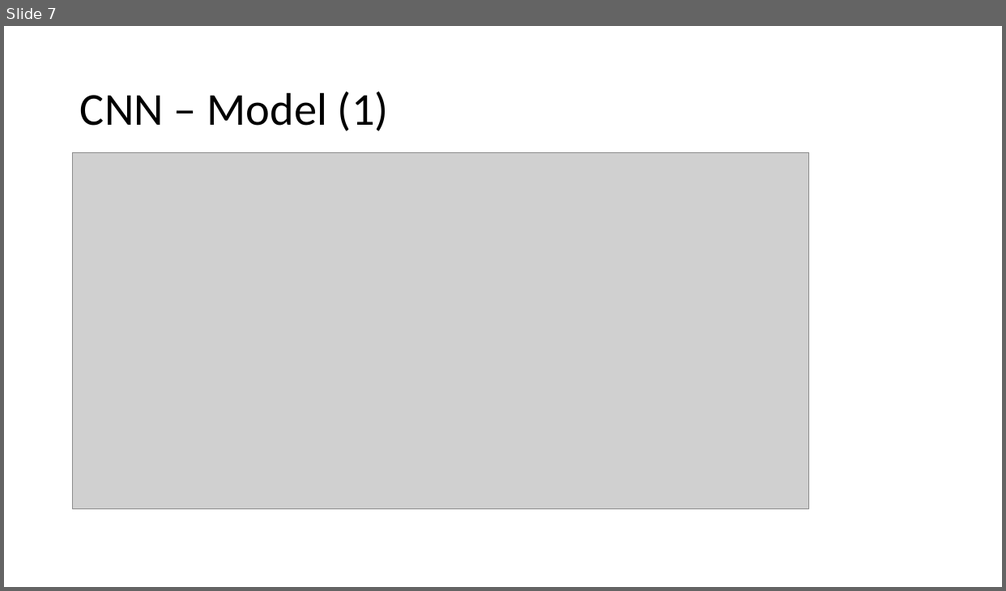
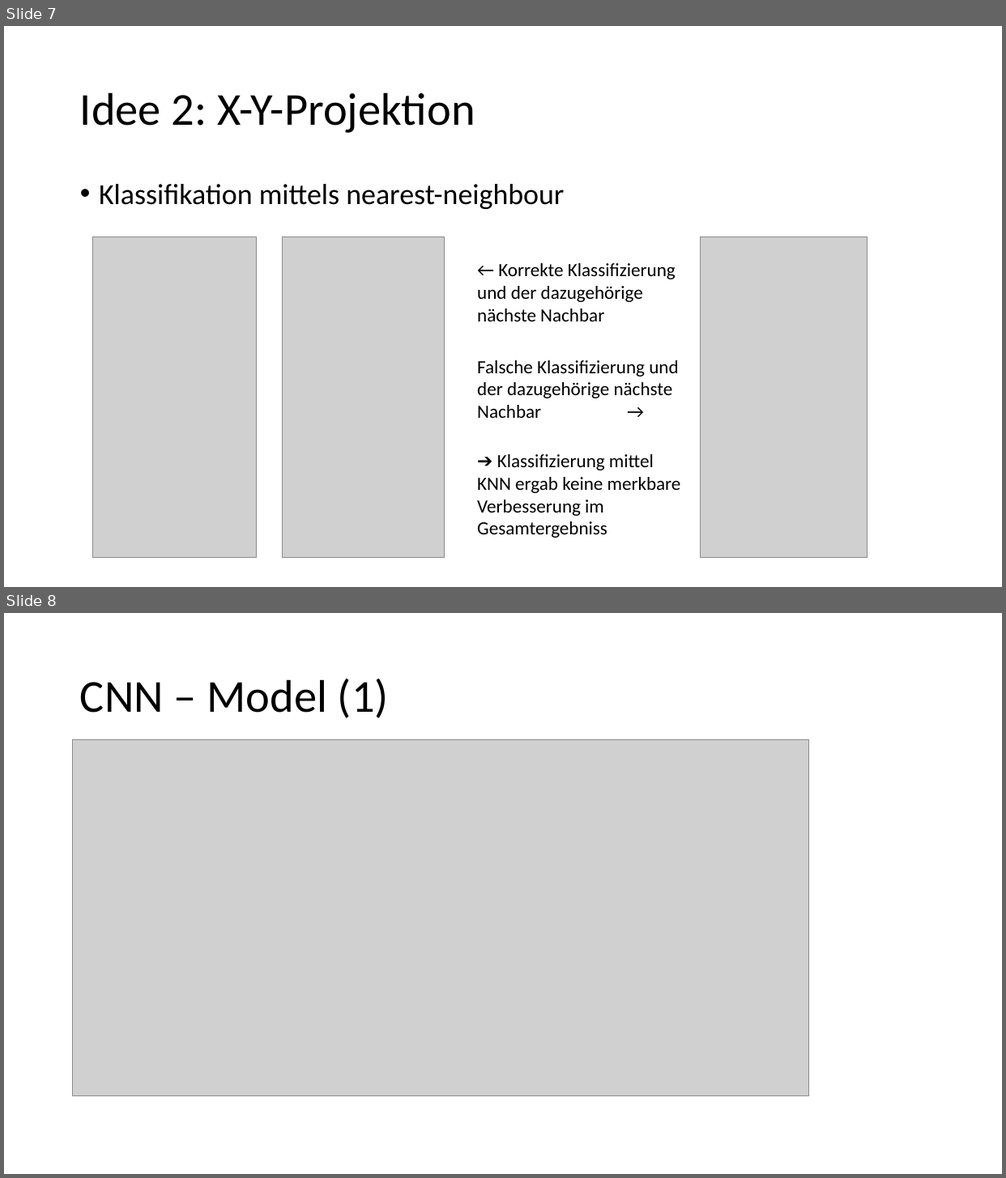
Before and after one commit to ageinpee/ComputerVision, a slide deck: project/Präsentation CV-Prak [Di].pptx. Shown one above the other, each under a label of ours: slide 7 before the commit, slides 7 and 8 after it. The pictures are 1006x591 and 1006x1178 pixels, drawn with LibreOffice and Linux fonts; fonts in the diff are those of the drawing; grey boxes stand for pictures. Boxes give left, top, right and bottom in pixels: in the first picture for what was removed or moved away, otherwise in the second. Text is boxed around its words. In the diff, an @@ line names an element or a change of style, - is before the commit and + after.

```diff
--- a/project/Präsentation CV-Prak [Di].pptx
+++ b/project/Präsentation CV-Prak [Di].pptx
@@ slide 7 added at [4,26,1002,587], background #FFFFFF @@
@@ title added at [80,92,475,133], 44 pt, text #000000 @@
+Idee 2: X-Y-Projektion
@@ text added at [99,184,564,209], 28 pt, text #000000 @@
+• Klassifikation mittels nearest-neighbour
@@ picture added at [92,237,256,557] @@
@@ picture added at [283,237,445,557] @@
@@ picture added at [701,237,867,557] @@
@@ text added at [477,263,675,322], 18 pt, text #000000 @@
+← Korrekte Klassifizierung und der dazugehörige nächste Nachbar
@@ text added at [477,361,678,418], 18 pt, text #000000 @@
+Falsche Klassifizierung und der dazugehörige nächste Nachbar →
@@ text added at [477,454,681,538], 18 pt, text #000000 @@
+➔ Klassifizierung mittel KNN ergab keine merkbare Verbesserung im Gesamtergebniss
@@ what was slide 7 is now slide 8 @@
```
Also in this commit, not shown: 1 slide changed.
